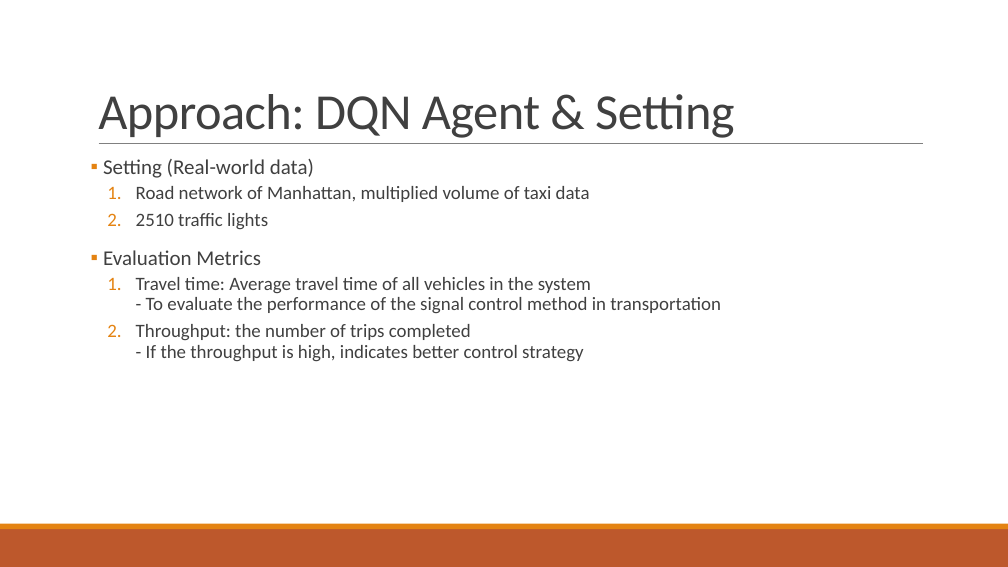
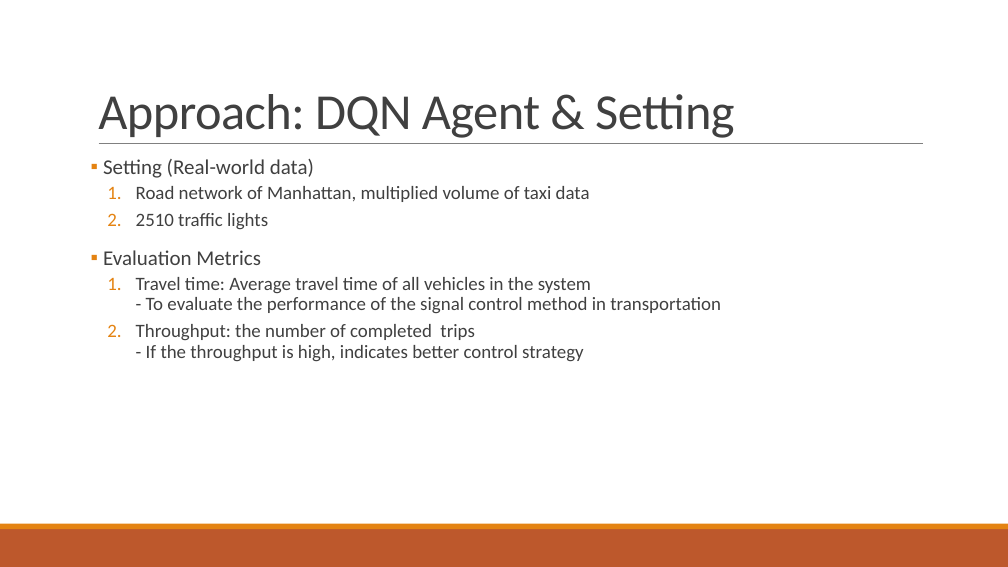
Before and after one commit to 3neutronstar/traffic-optimization_RL, a slide deck: slide 26 of 1st_Seminar(강민수).pptx. Drawn at 1008x567 pixels with LibreOffice and Linux fonts; fonts in the diff are those of the drawing. Boxes give left, top, right and bottom in pixels: in the first picture for what was removed or moved away, otherwise in the second. Text is boxed around its words. In the diff, an @@ line names an element or a change of style, - is before the commit and + after.

```diff
--- a/1st_Seminar(강민수).pptx
+++ b/1st_Seminar(강민수).pptx
@@ text at (136,324,583,362): text changed @@
-  2. Throughput: the number of trips completed
-     - If the throughput is high, indicates better control strategy
+  2. Throughput: the number of completed trips
+     - If the throughput is high, indicates better control strategy
```
Also in this commit, not shown: 6 other slides changed, 1 slide added, 1 slide removed, 1 other file.
